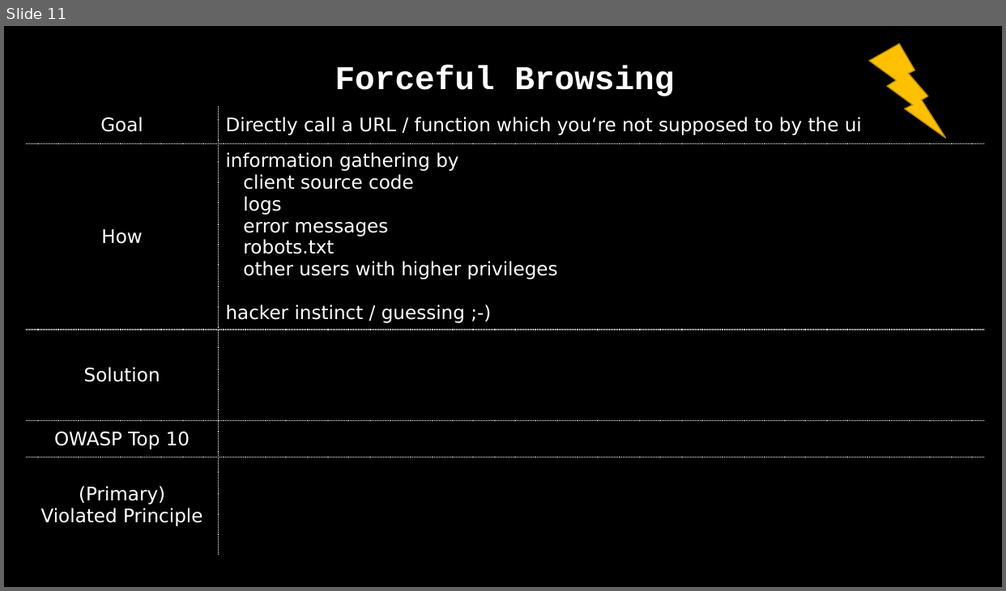
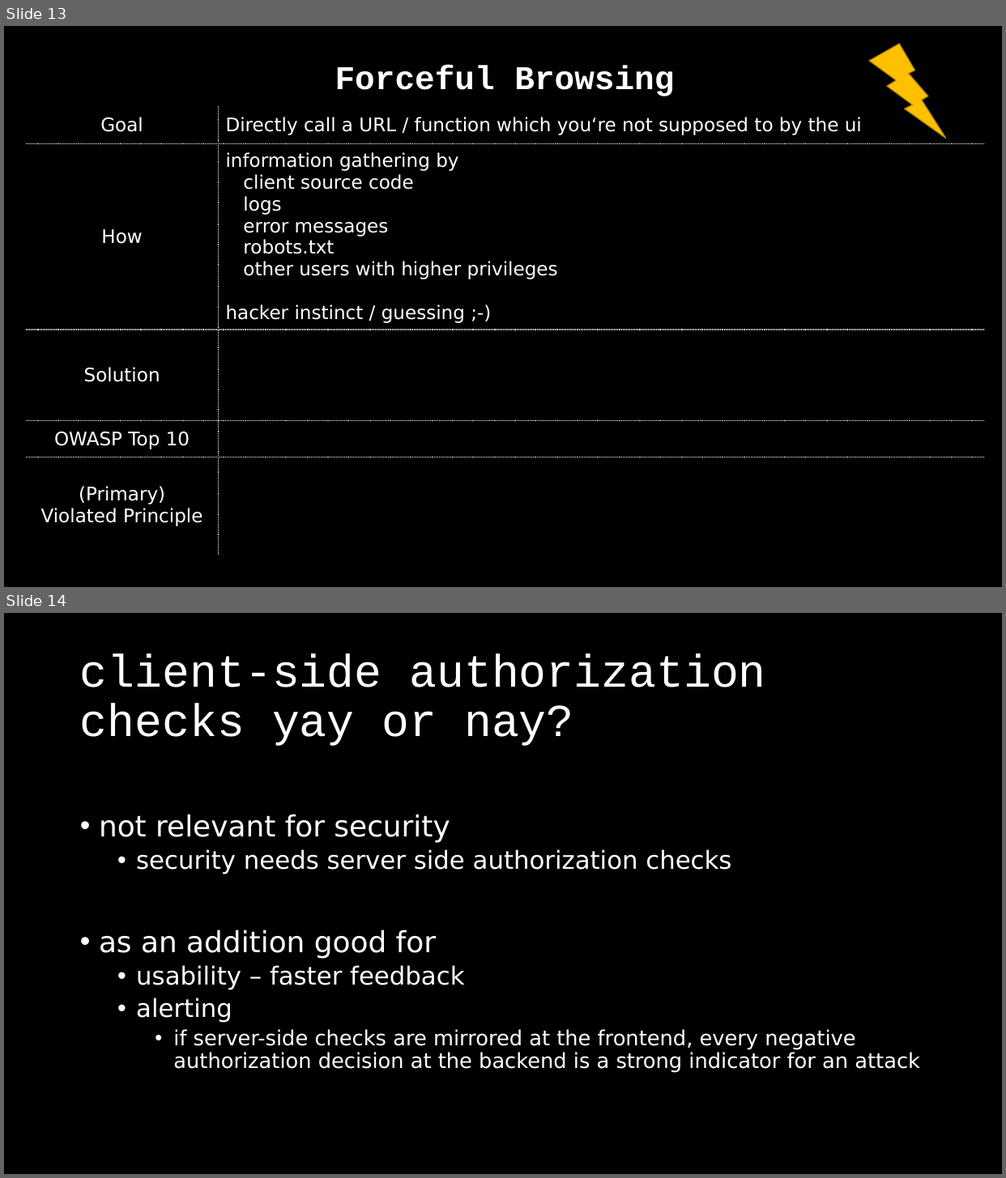
Before and after one commit to dschwarz91/websec-lecture, a slide deck: slides/5_Authorization.pptx. Shown one above the other, each under a label of ours: slide 11 before the commit, slides 13 and 14 after it. The pictures are 1006x591 and 1006x1178 pixels, drawn with LibreOffice and Linux fonts; fonts in the diff are those of the drawing. Boxes give left, top, right and bottom in pixels: in the first picture for what was removed or moved away, otherwise in the second. Text is boxed around its words. In the diff, an @@ line names an element or a change of style, - is before the commit and + after.

Commit message:
removed IDOR as a separate vulnerability and merged it in forceful browsing. Added some details for authorization checks.

```diff
--- a/slides/5_Authorization.pptx
+++ b/slides/5_Authorization.pptx
@@ slide 14 added at (x1=4, y1=613, x2=1002, y2=1174), background #000000 @@
@@ title added at (x1=80, y1=654, x2=765, y2=746), 44 pt, text #FFFFFF @@
+client-side authorization checks yay or nay?
@@ text added at (x1=99, y1=814, x2=920, y2=1073), 20 pt, text #FFFFFF @@
+• not relevant for security
+  • security needs server side authorization checks
+• as an addition good for
+  • usability – faster feedback
+  • alerting
+    • if server-side checks are mirrored at the frontend, every negative authorization decision at the backend is a strong indicator for an attack
@@ what was slide 11 is now slide 13 @@
```
Also in this commit, not shown: 13 slides changed, 8 other slides added.
